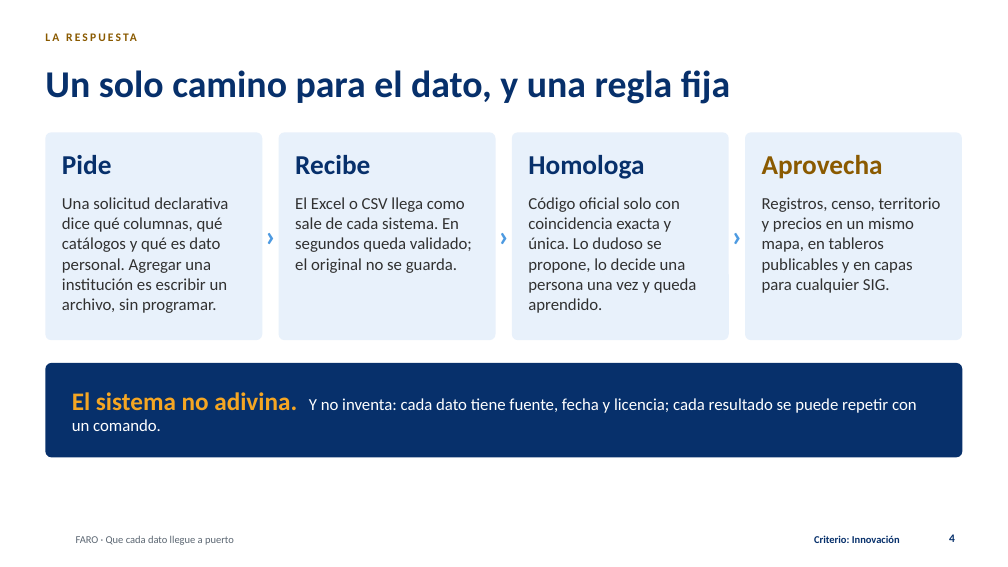
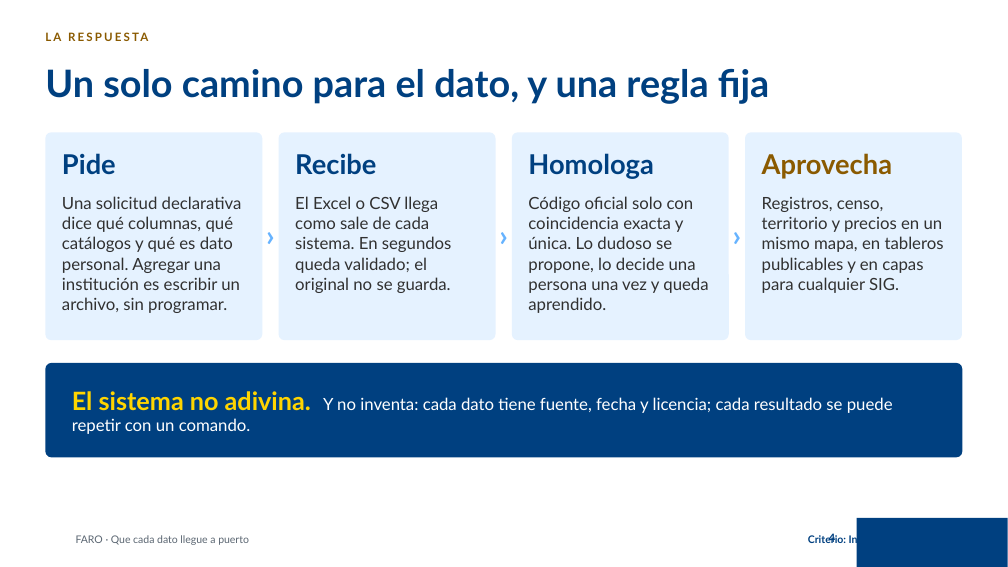
Before and after one commit to tono88/faro-ine-2026, a slide deck: slide 4 of entregables/FARO-presentacion.pptx. Drawn at 1008x567 pixels with LibreOffice and Linux fonts; fonts in the diff are those of the drawing; background and template pictures are left out. Boxes give left, top, right and bottom in pixels: in the first picture for what was removed or moved away, otherwise in the second. Text is boxed around its words. In the diff, an @@ line names an element or a change of style, - is before the commit and + after.

```diff
--- a/entregables/FARO-presentacion.pptx
+++ b/entregables/FARO-presentacion.pptx
@@ fill #E8F1FB to #E5F2FF in 4 elements at <box>45,132,262,340</box>, <box>279,132,496,340</box>, <box>512,132,729,340</box>, <box>746,132,963,340</box> @@
@@ font Calibri to Lato, text colour #4D9AE1 to #66B3FF in 3 elements at <box>262,212,278,257</box>, <box>495,212,511,257</box>, <box>729,212,745,257</box> @@
@@ rounded rectangle at <box>45,363,963,457</box>: fill #07306B to #004080 @@
@@ text "El sistema no adivina. Y ..." at <box>72,391,893,434</box>: font Calibri to Lato; text colour #F5A623 to #FFD500 in "El sistema no adivina." @@
@@ font Calibri to Lato in 7 elements at <box>45,30,726,53</box>, <box>62,196,242,313</box>, <box>295,196,452,293</box>, <box>528,196,708,313</box>, <box>762,153,892,179</box>, <box>762,197,944,293</box>, <box>76,535,249,545</box> @@
@@ font Calibri to Lato, text colour #07306B to #004080 in 6 elements at <box>45,69,769,104</box>, <box>808,534,846,543</box>, <box>62,153,116,175</box>, <box>295,153,376,175</box>, <box>528,153,653,179</box>, <box>829,533,836,546</box> @@
@@ page number: place and size @@
-page number at <box>949,534,955,542</box>
+page number at <box>829,533,836,546</box>
@@ rectangle added at <box>857,518,1008,567</box>, fill #004080 @@
```
Also in this commit, not shown: 15 other slides changed, 53 other files.
